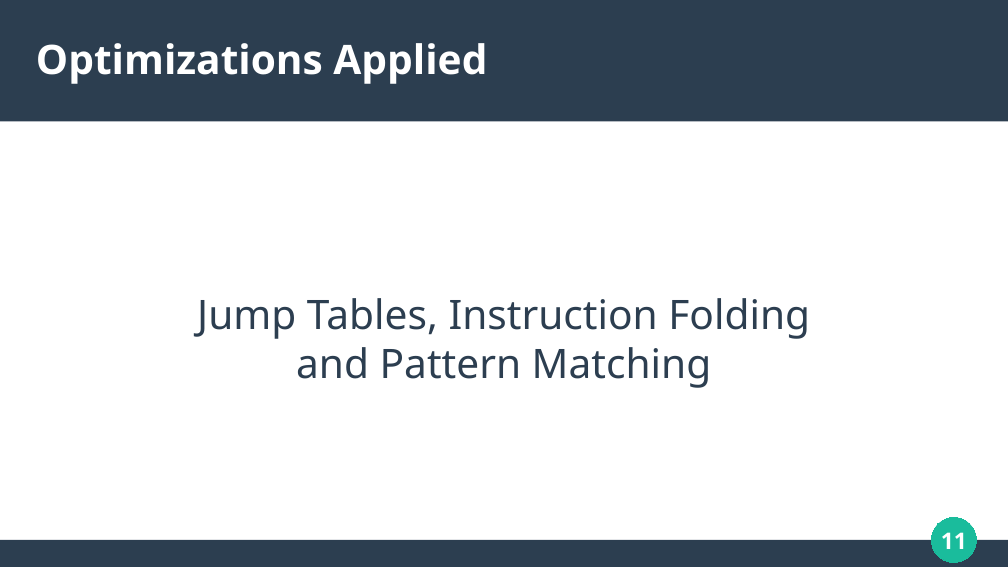
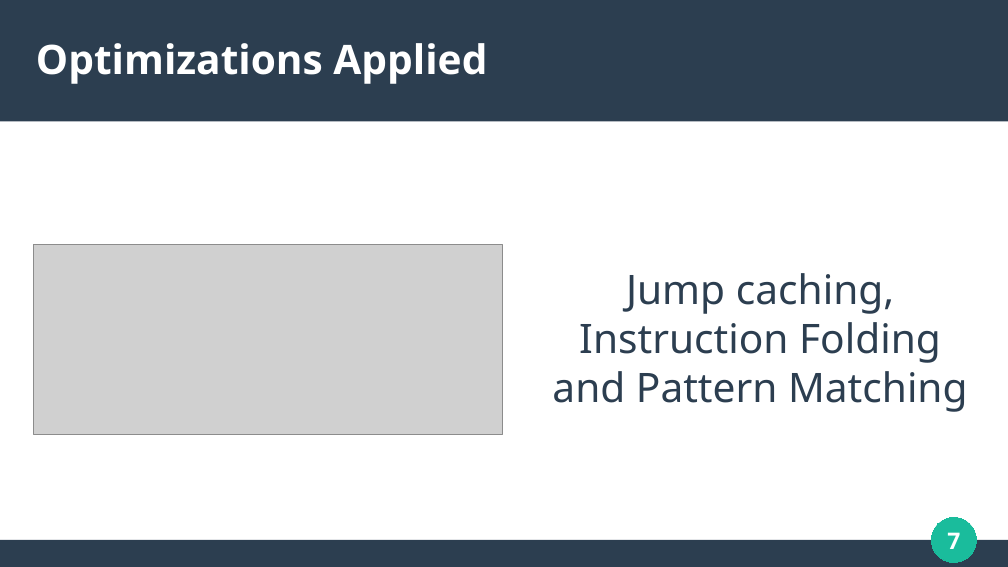
Before and after one commit to solomonarul/bachelors, a slide deck: slide 7 of presentation.odp (slide 11 before the commit). Drawn at 1008x567 pixels with LibreOffice and Linux fonts; fonts in the diff are those of the drawing; grey boxes stand for pictures. Boxes give left, top, right and bottom in pixels: in the first picture for what was removed or moved away, otherwise in the second. Text is boxed around its words. In the diff, an @@ line names an element or a change of style, - is before the commit and + after.

```diff
--- a/presentation.odp
+++ b/presentation.odp
@@ picture added at [33,245,503,434] @@
@@ subtitle at [552,273,968,412]: text changed @@
-Jump Tables, Instruction Folding
-and Pattern Matching
+Jump caching, Instruction Folding
+and Pattern Matching
@@ page number at [947,532,960,549]: text changed @@
-11
+7
```
Also in this commit, not shown: 17 other slides changed, 2 slides added, 3 slides removed, 1 other file.
